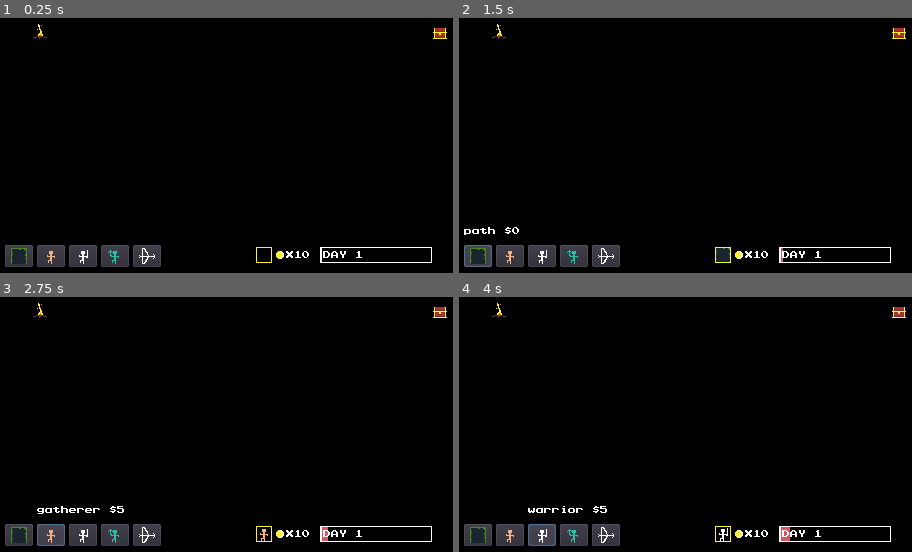
Above: before the commit, frames 1-4 (two rows, left to right).
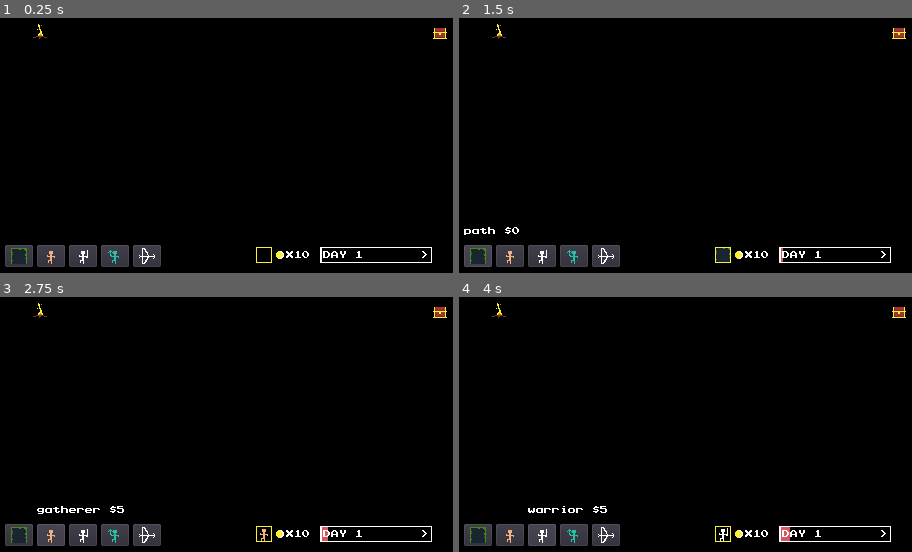
Above: after the commit, the same moments.

Repository: mcerdeira/LoopCityTD
Game: Godot game, scene res://scenes/Main.tscn
The game is run twice, just before and just after one commit, with the same random seed, the same clock (stepped at 60 frames per second) and the same inputs.
Inputs (mouse positions are in pixels of both pictures, inside the frame that each line leads up to):
- Up to frame 1 (0.25 s): no input
- Up to frame 2 (1.5 s): click (477, 255) at 0.5 s; click "path $0" at 1.25 s
- Up to frame 3 (2.75 s): click (49, 534) at 2.02 s
- Up to frame 4 (4 s): click "gatherer $5" at 2.75 s; click (540, 534) at 3.52 s

The runs differ from the first frame. In frame 1, less than 0.1% of the frame differs, in the area x 93-95%, y 91-95%; in frame 2, less than 0.1%, in the area x 1-95%, y 89-98%; in frame 3, less than 0.1%; in frame 4, less than 0.1%.

Commit message:
Game speed, baseobj damage and thieves!

Diff:
--- a/scenes/building_bar.tscn
+++ b/scenes/building_bar.tscn
@@ -6,6 +6,10 @@
 [ext_resource path="res://fonts/prstartk.ttf" type="DynamicFontData" id=4]
 
 [sub_resource type="DynamicFont" id=1]
+size = 8
+font_data = ExtResource( 4 )
+
+[sub_resource type="DynamicFont" id=2]
 size = 8
 font_data = ExtResource( 4 )
 
@@ -23,9 +27,21 @@
 [node name="Label" type="Label" parent="."]
 margin_left = 3.0
 margin_top = 4.0
-margin_right = 107.0
+margin_right = 78.0
 margin_bottom = 12.0
 custom_fonts/font = SubResource( 1 )
 __meta__ = {
 "_edit_use_anchors_": false
 }
+
+[node name="gamespeed_label" type="Label" parent="."]
+margin_left = 84.0
+margin_top = 4.0
+margin_right = 108.0
+margin_bottom = 12.0
+custom_fonts/font = SubResource( 2 )
+text = ">"
+align = 2
+__meta__ = {
+"_edit_use_anchors_": false
+}
--- a/scenes/enemy_obj.tscn
+++ b/scenes/enemy_obj.tscn
@@ -7,6 +7,10 @@
 [ext_resource path="res://sprites/ogre_fighting2.png" type="Texture" id=5]
 [ext_resource path="res://sprites/ogre_fighting3.png" type="Texture" id=6]
 [ext_resource path="res://sprites/ogre_fighting1.png" type="Texture" id=7]
+[ext_resource path="res://sprites/thief3.png" type="Texture" id=8]
+[ext_resource path="res://sprites/thief2.png" type="Texture" id=9]
+[ext_resource path="res://sprites/thief1.png" type="Texture" id=10]
+[ext_resource path="res://scenes/coin.tscn" type="PackedScene" id=11]
 
 [sub_resource type="RectangleShape2D" id=2]
 extents = Vector2( 2.25, 2.5 )
@@ -22,6 +26,11 @@
 "loop": true,
 "name": "ogre",
 "speed": 5.0
+}, {
+"frames": [ ExtResource( 10 ), ExtResource( 9 ), ExtResource( 8 ) ],
+"loop": true,
+"name": "thief",
+"speed": 5.0
 } ]
 
 [node name="enemy_obj" type="KinematicBody2D"]
@@ -30,8 +39,11 @@
 [node name="collider" type="CollisionShape2D" parent="."]
 shape = SubResource( 2 )
 
+[node name="coin" parent="." instance=ExtResource( 11 )]
+position = Vector2( 0, -9 )
+
 [node name="sprites" type="AnimatedSprite" parent="."]
 frames = SubResource( 3 )
-animation = "ogre_fighting"
-frame = 1
+animation = "thief"
+frame = 2
 playing = true
--- a/scenes/player_obj.tscn
+++ b/scenes/player_obj.tscn
@@ -46,9 +46,24 @@
 "name": "gatherer",
 "speed": 5.0
 }, {
+"frames": [ ExtResource( 12 ), ExtResource( 14 ), ExtResource( 13 ) ],
+"loop": true,
+"name": "warrior_fighting",
+"speed": 5.0
+}, {
+"frames": [ ExtResource( 18 ), ExtResource( 19 ), ExtResource( 20 ), ExtResource( 21 ), ExtResource( 23 ), ExtResource( 24 ), ExtResource( 22 ) ],
+"loop": true,
+"name": "gatherer_death",
+"speed": 5.0
+}, {
 "frames": [ ExtResource( 15 ), ExtResource( 16 ), ExtResource( 17 ) ],
 "loop": true,
 "name": "miner_mining",
+"speed": 5.0
+}, {
+"frames": [ ExtResource( 35 ), ExtResource( 38 ), ExtResource( 36 ), ExtResource( 37 ), ExtResource( 32 ), ExtResource( 33 ), ExtResource( 34 ) ],
+"loop": true,
+"name": "warrior_death",
 "speed": 5.0
 }, {
 "frames": [ ExtResource( 1 ), ExtResource( 2 ), ExtResource( 3 ) ],
@@ -56,29 +71,14 @@
 "name": "warrior",
 "speed": 5.0
 }, {
-"frames": [ ExtResource( 9 ), ExtResource( 10 ), ExtResource( 11 ) ],
-"loop": true,
-"name": "miner",
-"speed": 5.0
-}, {
 "frames": [ ExtResource( 26 ), ExtResource( 27 ), ExtResource( 25 ), ExtResource( 28 ), ExtResource( 30 ), ExtResource( 29 ), ExtResource( 31 ) ],
 "loop": true,
 "name": "miner_death",
 "speed": 5.0
 }, {
-"frames": [ ExtResource( 12 ), ExtResource( 14 ), ExtResource( 13 ) ],
+"frames": [ ExtResource( 9 ), ExtResource( 10 ), ExtResource( 11 ) ],
 "loop": true,
-"name": "warrior_fighting",
-"speed": 5.0
-}, {
-"frames": [ ExtResource( 35 ), ExtResource( 38 ), ExtResource( 36 ), ExtResource( 37 ), ExtResource( 32 ), ExtResource( 33 ), ExtResource( 34 ) ],
-"loop": true,
-"name": "warrior_death",
-"speed": 5.0
-}, {
-"frames": [ ExtResource( 18 ), ExtResource( 19 ), ExtResource( 20 ), ExtResource( 21 ), ExtResource( 23 ), ExtResource( 24 ), ExtResource( 22 ) ],
-"loop": true,
-"name": "gatherer_death",
+"name": "miner",
 "speed": 5.0
 } ]
 
@@ -91,7 +91,7 @@
 [node name="sprites" type="AnimatedSprite" parent="."]
 frames = SubResource( 3 )
 animation = "gatherer"
-frame = 2
+frame = 1
 playing = true
 
 [node name="coin" parent="." instance=ExtResource( 5 )]
--- a/scenes/tile_button.tscn
+++ b/scenes/tile_button.tscn
@@ -11,6 +11,7 @@
 [node name="tile_button" type="Button"]
 margin_right = 28.0
 margin_bottom = 22.0
+focus_mode = 0
 shortcut_in_tooltip = false
 icon = ExtResource( 2 )
 script = ExtResource( 1 )
--- a/scripts/Global.gd
+++ b/scripts/Global.gd
@@ -28,6 +28,7 @@
 var bus = "master"
 var available = []
 var queue = []
+var GAMESPEED = 1
 
 func _ready():
 	for i in audio_players:
@@ -52,6 +53,7 @@
 
 func initialize():
 	randomize()
+	GAMESPEED = 1
 	SPEED = 3
 	WORK_SPEED = 0.5
 	WRITE_MODE = null
@@ -89,6 +91,12 @@
 func warrior_get_coin():
 	play(Get_Coin)
 
+func thief_leave_coin():
+	play(Leave_Coin)
+
+func thief_get_coin():
+	play(Get_Coin)
+
 func purchase(cost):
 	Global.COINS -= cost
 	play(Purchase_Coin)
--- a/scripts/Main.gd
+++ b/scripts/Main.gd
@@ -39,11 +39,12 @@
 			$brush.visible = false
 			$brush.destroy_area()
 
-	var mult = 1
-	if Input.is_action_pressed("time_skip"):
-		mult = 10
+	if Input.is_action_just_pressed("time_skip"):
+		Global.GAMESPEED += 1
+		if Global.GAMESPEED > 3:
+			Global.GAMESPEED = 1
 
-	ttl_city_spawn += (Global.SPEED * mult) * delta
+	ttl_city_spawn += (Global.SPEED * Global.GAMESPEED) * delta
 	$building_bar.calc_progress(ttl_city_spawn)
 	if ttl_city_spawn >= Global.TTL_CITY_SPAWN:
 		Global.DAY += 1
--- a/scripts/base_obj.gd
+++ b/scripts/base_obj.gd
@@ -7,6 +7,21 @@
 
 func _on_Area2D_mouse_entered():
 	$base_label.visible = true
+	$base_label.text = "Campfire\nH: " + str(life)
 
 func _on_Area2D_mouse_exited():
 	$base_label.visible = false
+	$base_label.text = "Campfire\nH: " + str(life)
+
+func damage(amount):
+	life -= amount
+	if life <= 0:
+		life = 0
+
+func consume_action(amount):
+	Global.COINS -= amount
+	if Global.COINS <= 0:
+		Global.COINS = 0
+
+func get_remaining_actions():
+	return Global.COINS
--- a/scripts/building_bar.gd
+++ b/scripts/building_bar.gd
@@ -6,3 +6,4 @@
 func calc_progress(prog):
 	$bar.scale = Vector2(prog / Global.TTL_CITY_SPAWN, 1)
 	$Label.text = "DAY " + str(Global.DAY)
+	$gamespeed_label.text = ">".repeat(Global.GAMESPEED)
--- a/scripts/city_obj.gd
+++ b/scripts/city_obj.gd
@@ -2,6 +2,7 @@
 export var coin_reward = 1
 export var type = "chest"
 var enemy_spawn = 0
+var enemy_spawn_total = 0
 var spawner = false
 var remaining_actions = 0
 var visible_ttl = 0
@@ -26,7 +27,7 @@
 	if spawner:
 		enemy_spawn -= 1 * delta
 		if enemy_spawn <= 0:
-			enemy_spawn = 3
+			enemy_spawn = enemy_spawn_total
 			create_enemy()
 
 	if $city_label.visible and visible_ttl > 0:
@@ -68,14 +69,16 @@
 	elif type == "wrecked city":
 		total_actions = 50 + (randi() % 100)
 		coin_reward = 1
-		enemy_spawn = 3
+		enemy_spawn_total = 3
+		enemy_spawn = enemy_spawn_total
 		spawner = true
 		$sprites.frame = sprite_indexes.wrecked_city
 	elif type == "haunted chest":
 		total_actions = 5 + (randi() % 20)
 		coin_reward = 1
 		$sprites.frame = sprite_indexes.haunted_chest
-		enemy_spawn = 3
+		enemy_spawn_total = 5
+		enemy_spawn = enemy_spawn_total
 		spawner = true
 
 	remaining_actions = total_actions
@@ -85,13 +88,20 @@
 		var parent = get_parent()
 		var e = enemy.instance()
 		var pos = parent.get_node("base_obj")
-		e.set_end_node(self, pos.position, position)
+		e.set_end_node(self, pos, pos.position, position)
 		e.set_position(position)
 		e.type = "ogre"
 		e.initialize()
 		parent.add_child(e)
 	elif type == "wrecked city":
-		pass
+		var parent = get_parent()
+		var e = enemy.instance()
+		var pos = parent.get_node("base_obj")
+		e.set_end_node(self, pos, pos.position, position)
+		e.set_position(position)
+		e.type = "thief"
+		e.initialize()
+		parent.add_child(e)
 
 func create_character():
 	if Global.is_character(Global.WRITE_MODE) and Global.matching_types(Global.WRITE_MODE, type):
@@ -116,6 +126,13 @@
 		visible_ttl = 1
 		$city_label.visible = true
 
+func replenish_action(amount):
+	remaining_actions += amount
+	set_label()
+	if !$city_label.visible:
+		visible_ttl = 1
+		$city_label.visible = true
+
 func transform():
 	if type == "chest":
 		type = "haunted chest"
@@ -127,7 +144,6 @@
 			type = "haunted chest"
 		else:
 			type = "chest"
-
 	elif "won city":
 		type = "wrecked city"
 	initialize(true)
--- a/scripts/enemy_obj.gd
+++ b/scripts/enemy_obj.gd
@@ -9,9 +9,10 @@
 var active = false
 var dead = false
 var doing_work = false
+var base_obj_ref = null
 
 func _ready():
-	pass
+	$coin.visible = false
 
 func get_path():
 	var parent = get_parent()
@@ -23,7 +24,8 @@
 		var init_pos = position
 		current_path = path_find.get_simple_path(init_pos, end_node, false)
 
-func set_end_node(dest_node, position, pos):
+func set_end_node(dest_node, base_obj, position, pos):
+	base_obj_ref = base_obj
 	end_node = position
 	base_pos = pos
 	destination_node = dest_node
@@ -32,8 +34,17 @@
 	$sprites.animation = type
 	if type == "ogre":
 		current_speed = 50
+	elif type == "thief":
+		current_speed = 120
 
 func _process(delta):
+	if dead:
+		position.y -= 25 * delta
+		return
+
+	if doing_work:
+		queue_free()
+
 	if !active:
 		get_path()
 		if !current_path.empty():
@@ -44,7 +55,11 @@
 		if current_path.size() > 0:
 			var d = position.distance_to(current_path[0])
 			if d > 2:
-				position = position.linear_interpolate(current_path[0], current_speed * delta / d)
+				var cur_spd = current_speed
+				if Global.GAMESPEED != 1:
+					cur_spd += 10 * Global.GAMESPEED
+				var speed = (cur_spd * delta / d)
+				position = position.linear_interpolate(current_path[0], speed)
 			else:
 				current_path.remove(0)
 		else:
@@ -58,26 +73,25 @@
 		if not doing_work:
 			doing_work = true
 			$sprites.animation = "ogre_fighting"
+			base_obj_ref.damage(1)
 			Global.sword_sound()
-#	elif type == "gatherer":
-#		var trunc = null
-#		if !reverse:
-#			trunc = path_truncated(destination_node.position, position)
-#		else:
-#			trunc = path_truncated(base_pos, position)
-#
-#		if trunc:
-#			die()
-#			return
-#
-#		if !reverse:
-#			destination_node.consume_action(1)
-#		else:
-#			var rem = destination_node.get_remaining_actions()
-#			if rem <= 0:
-#				destination_node.transform()
-#				queue_free()
-#
-#		reverse = !reverse
-#		$coin.visible = reverse
-#		get_path()
+	elif type == "thief":
+		if !reverse:
+			base_obj_ref.consume_action(1)
+		else:
+			var rem = base_obj_ref.get_remaining_actions()
+			if rem <= 0:
+				queue_free()
+
+		reverse = !reverse
+		$coin.visible = reverse
+		get_path()
+		if !reverse:
+			destination_node.replenish_action(1)
+			Global.thief_leave_coin()
+		else:
+			Global.thief_get_coin()
+
+		reverse = !reverse
+		$coin.visible = reverse
+		get_path()
--- a/scripts/player_obj.gd
+++ b/scripts/player_obj.gd
@@ -59,7 +59,7 @@
 		return
 
 	if doing_work:
-		work_cooldown -= Global.WORK_SPEED * delta
+		work_cooldown -= (Global.WORK_SPEED * Global.GAMESPEED) * delta
 		if work_cooldown <= 0:
 			work_cooldown = total_work_cooldown
 			if type == "miner":
@@ -104,7 +104,11 @@
 		if current_path.size() > 0:
 			var d = position.distance_to(current_path[0])
 			if d > 2:
-				position = position.linear_interpolate(current_path[0], current_speed * delta / d)
+				var cur_spd = current_speed
+				if Global.GAMESPEED != 1:
+					cur_spd += 30 * Global.GAMESPEED
+				var speed = (cur_spd * delta / d)
+				position = position.linear_interpolate(current_path[0], speed)
 			else:
 				current_path.remove(0)
 		else:
Not shown: 1 places in scenes/building_bar.tscn that only renumber resources
Not shown: 1 places in scenes/enemy_obj.tscn that only renumber resources
Binary file added: sprites/thief1.png
Not shown, added: sprites/thief1.png.import
Binary file added: sprites/thief2.png
Not shown, added: sprites/thief2.png.import
Binary file added: sprites/thief3.png
Not shown, added: sprites/thief3.png.import
